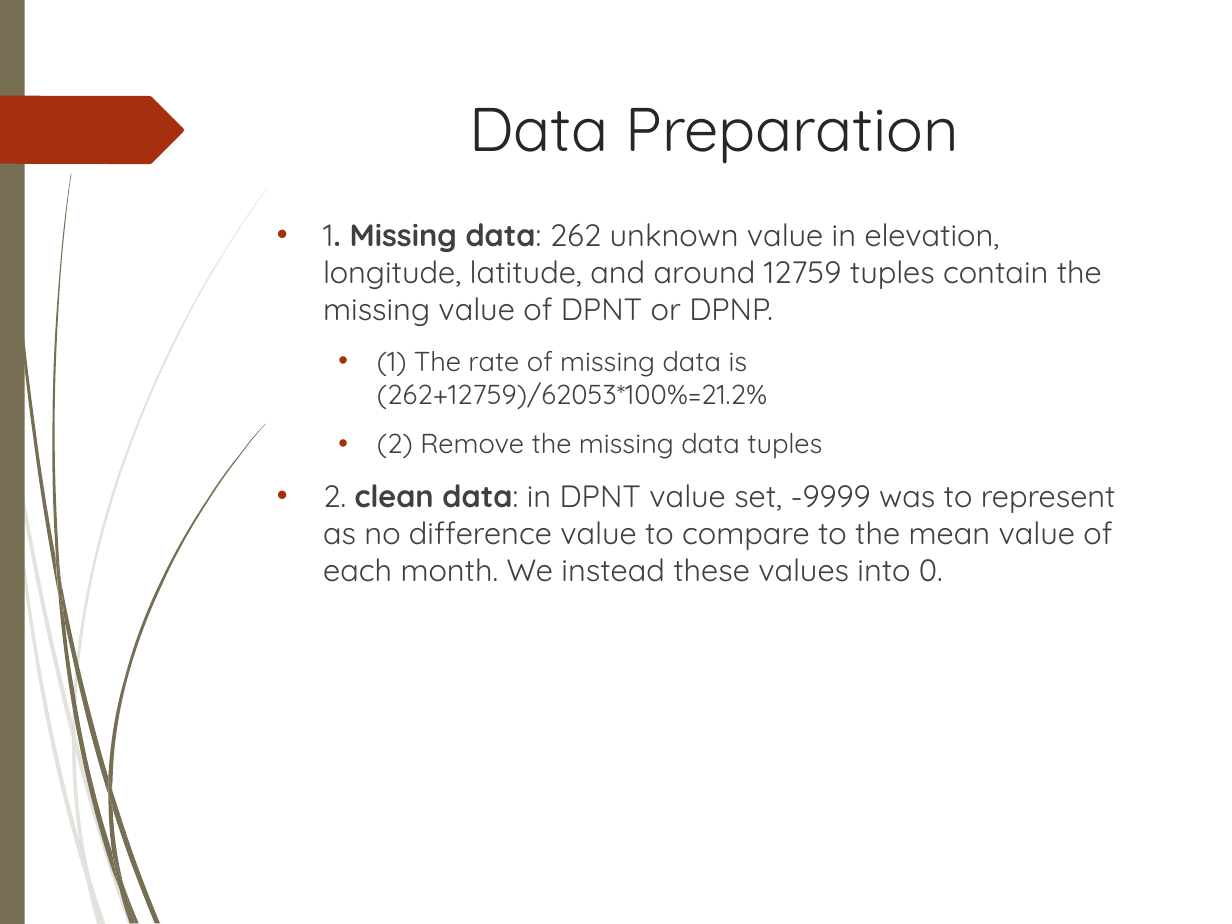
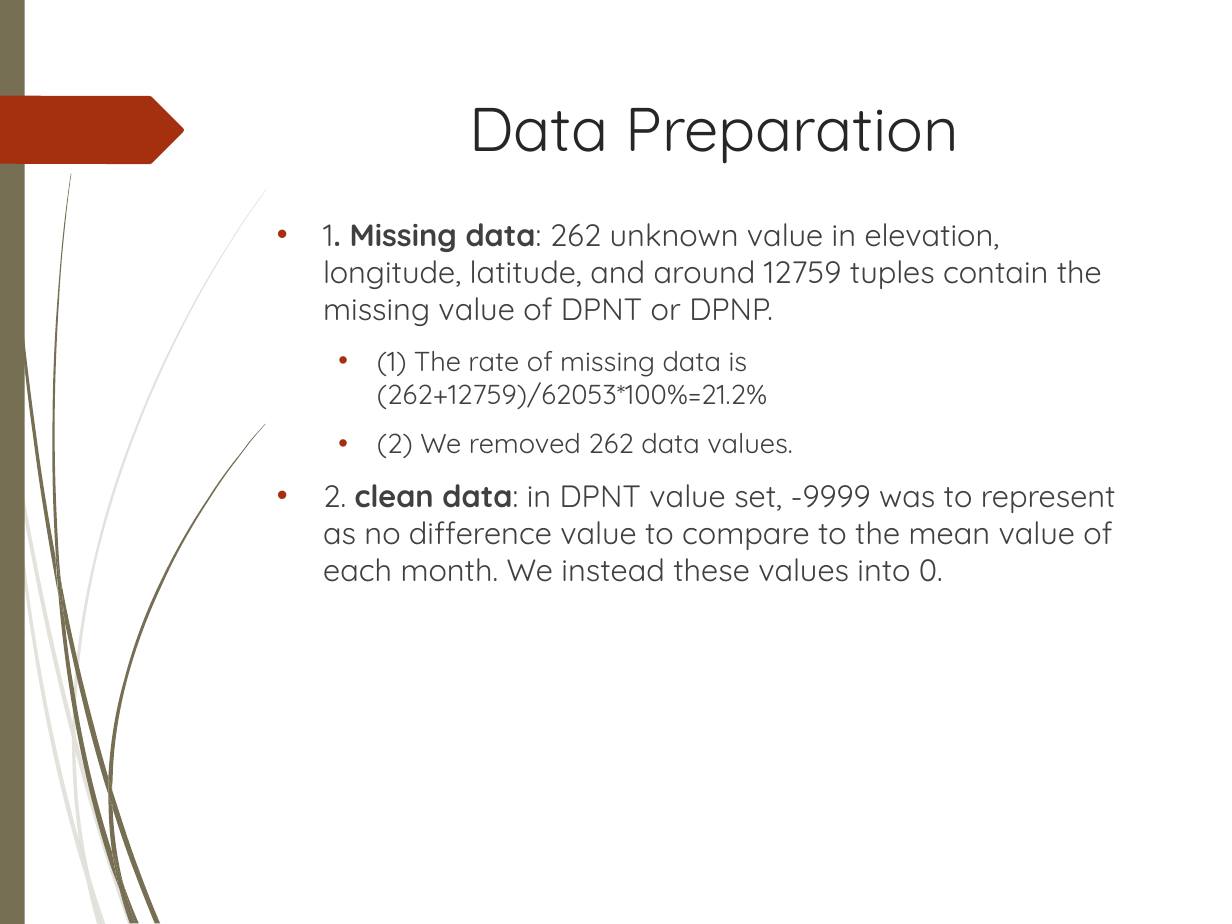
Before and after one commit to Iron-Ham/CPS585, a slide deck: slide 8 of cps585-weather analysis.ppt. Drawn at 1232x924 pixels with LibreOffice and Linux fonts; fonts in the diff are those of the drawing; background and template pictures are left out. Boxes give left, top, right and bottom in pixels: in the first picture for what was removed or moved away, otherwise in the second. Text is boxed around its words. In the diff, an @@ line names an element or a change of style, - is before the commit and + after.

Commit message:
+slides

```diff
--- a/cps585-weather analysis.ppt
+++ b/cps585-weather analysis.ppt
@@ text at [377, 433, 792, 458]: text changed @@
-  • (2) Remove the missing data tuples
+  • (2) We removed 262 data values.
```
